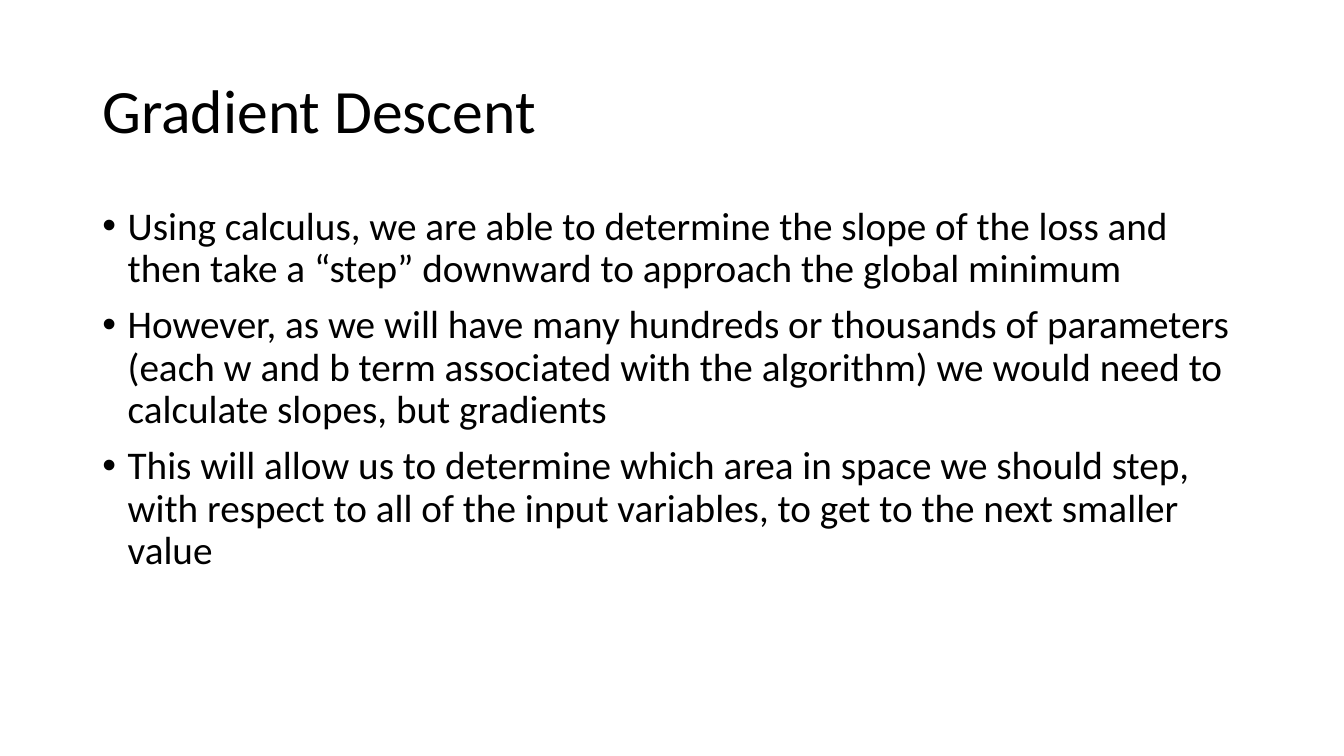
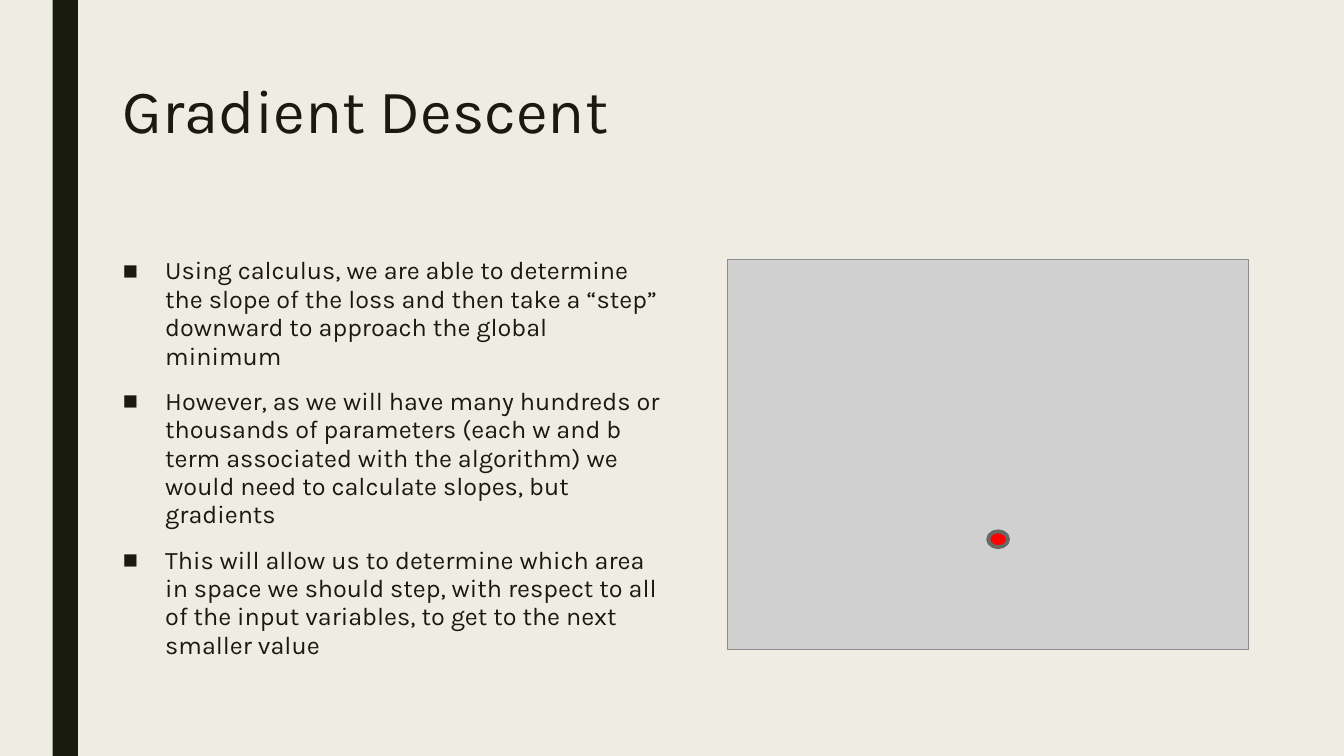
Before and after one commit to akiljames83/MacAI-2018, a slide deck: slide 14 of Lessons/Lesson2.pptx. Drawn at 1344x756 pixels with LibreOffice and Linux fonts; fonts in the diff are those of the drawing; grey boxes stand for pictures. Boxes give left, top, right and bottom in pixels: in the first picture for what was removed or moved away, otherwise in the second. Text is boxed around its words. In the diff, an @@ line names an element or a change of style, - is before the commit and + after.

```diff
--- a/Lessons/Lesson2.pptx
+++ b/Lessons/Lesson2.pptx
@@ background #FFFFFF to #EFEDE3 @@
@@ rectangle added at (52, 0, 78, 756), fill #191B0E @@
@@ title "Gradient Descent": place and size @@
-title "Gradient Descent" at (102, 90, 536, 134)
+title "Gradient Descent" at (123, 90, 608, 134)
@@ title "Gradient Descent" at (123, 90, 608, 134): font Calibri to Karla, text colour #000000 to #191B0E; line spacing 0.9 to 0.89; vertical alignment middle to top @@
@@ text "Using calculus, we are able ...": place and size @@
-text "Using calculus, we are able ..." at (128, 212, 1229, 565)
+text "Using calculus, we are able ..." at (165, 261, 660, 655)
@@ text "Using calculus, we are able ..." at (165, 261, 660, 655): size 28 to 18 pt, font Calibri to Karla, text colour #000000 to #191B0E; bullet • to ■; line spacing 0.9 to 0.94; more space between paragraphs @@
@@ picture added at (728, 259, 1249, 649) @@
@@ ellipse added at (988, 531, 1008, 547), fill #FF0000, outline #686863 2.75 pt @@
```
Also in this commit, not shown: 19 other slides changed, 2 slides added.
